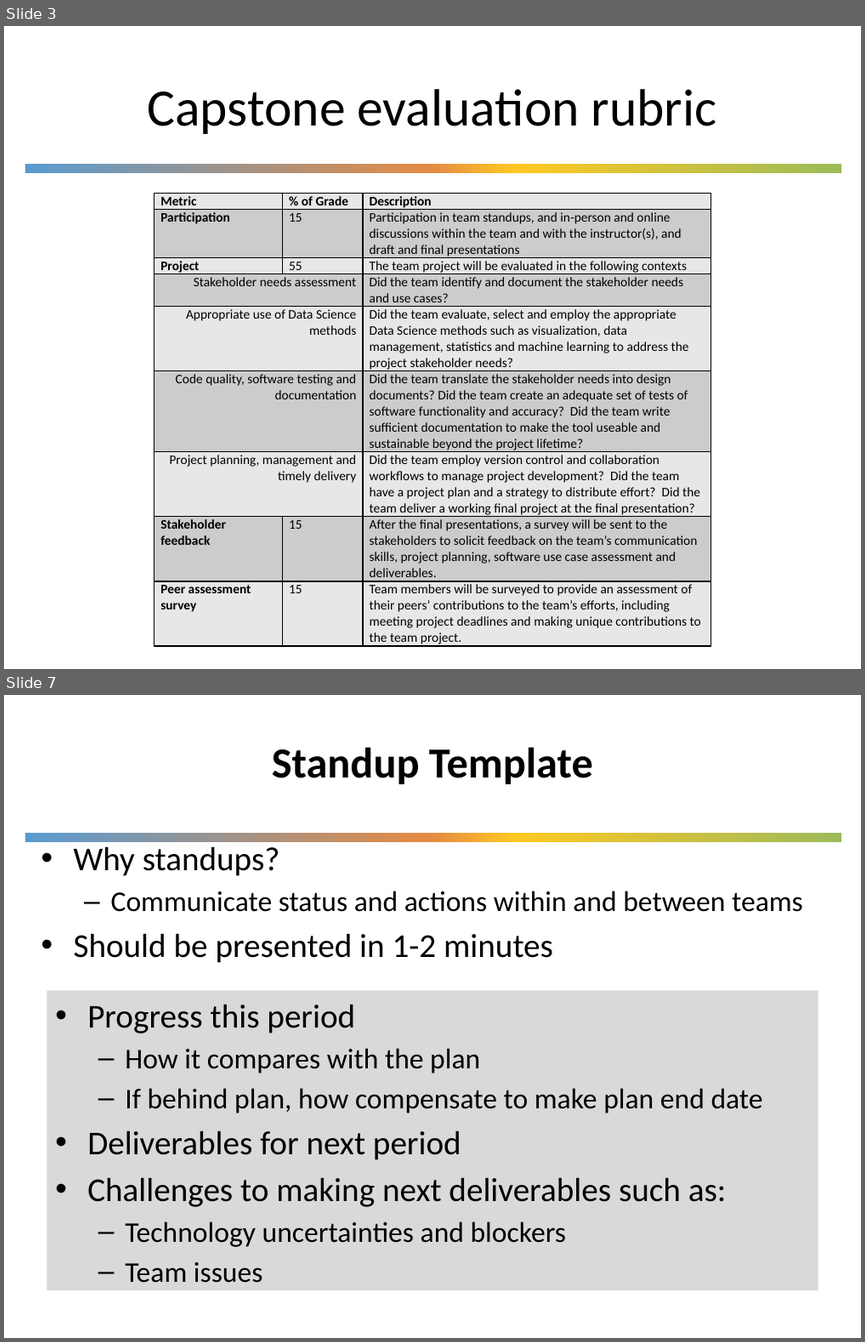
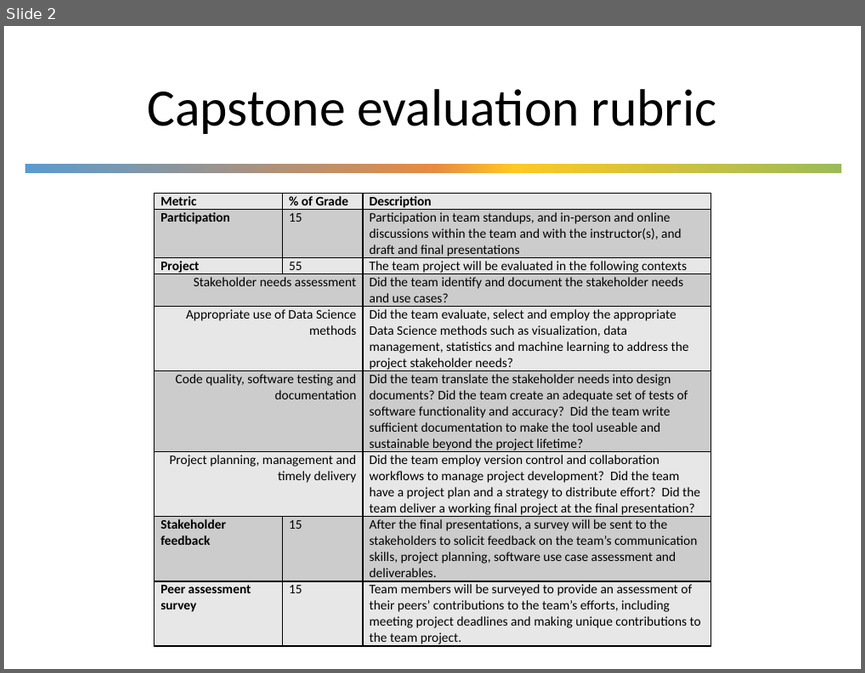
Before and after one commit to UWDIRECT/UWDIRECT.github.io, a slide deck: Capstone547_Overview.pptx. Shown one above the other, each under a label of ours: slides 3 and 7 before the commit, slide 2 after it; the slides between them are not shown. The pictures are 865x1342 and 865x673 pixels, drawn with LibreOffice and Linux fonts; fonts in the diff are those of the drawing; background and template pictures are left out. Boxes give left, top, right and bottom in pixels: in the first picture for what was removed or moved away, otherwise in the second. Text is boxed around its words. In the diff, an @@ line names an element or a change of style, - is before the commit and + after.

```diff
--- a/Capstone547_Overview.pptx
+++ b/Capstone547_Overview.pptx
@@ slide 7 removed at (4, 695, 861, 1338), background #FFFFFF; not listed: 1 template element that a slide beside it also shows @@
@@ title removed at (272, 747, 593, 784) @@
-Standup Template
@@ text removed at (74, 846, 803, 963) @@
-• Why standups?
-  – Communicate status and actions within and between teams
-• Should be presented in 1-2 minutes
@@ rectangle removed at (46, 991, 818, 1291) @@
-• Progress this period
-  – How it compares with the plan
-  – If behind plan, how compensate to make plan end date
-• Deliverables for next period
-• Challenges to making next deliverables such as:
-  – Technology uncertainties and blockers
-  – Team issues
@@ what was slide 3 is now slide 2 @@
```
Also in this commit, not shown: 4 slides changed, 1 slide added, 5 other slides removed.
